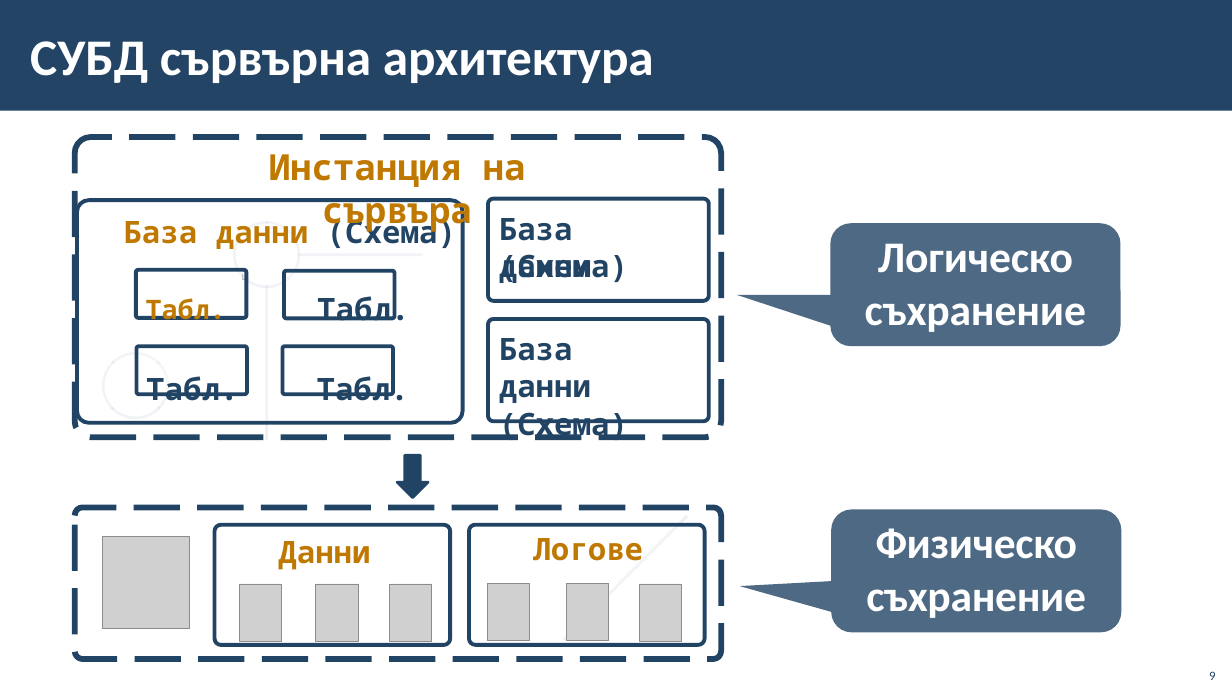
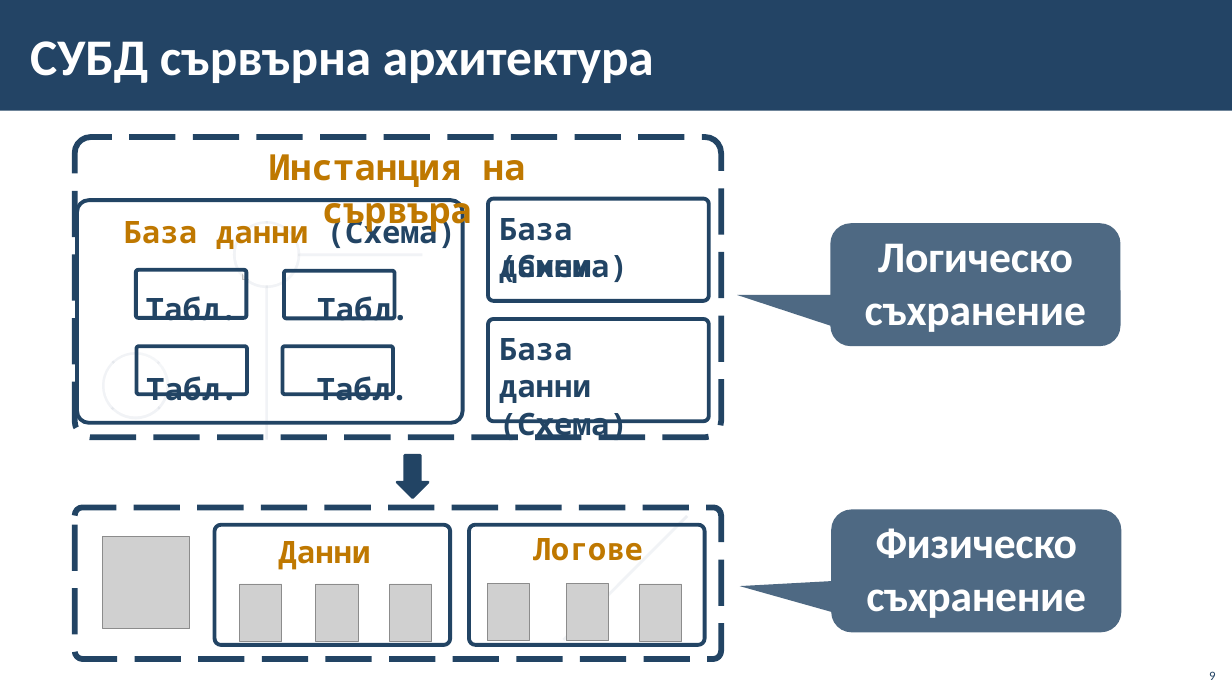
Before and after one commit to BG-IT-Edu/School-Programming, a slide deck: slide 9 of Courses/Software-Sciences/Module-3-Databases-New/02-DBMS/02-DBMS.pptx. Drawn at 1232x693 pixels with LibreOffice and Linux fonts; fonts in the diff are those of the drawing; grey boxes stand for pictures; background and template pictures are left out. Boxes give left, top, right and bottom in pixels: in the first picture for what was removed or moved away, otherwise in the second. Text is boxed around its words. In the diff, an @@ line names an element or a change of style, - is before the commit and + after.

```diff
--- a/Courses/Software-Sciences/Module-3-Databases-New/02-DBMS/02-DBMS.pptx
+++ b/Courses/Software-Sciences/Module-3-Databases-New/02-DBMS/02-DBMS.pptx
@@ text at [146, 291, 409, 321]: size 36 to 24 pt, text colour #BF7800 to #224464, now on the baseline, letter spacing -0.1 to 0 pt in "Табл." @@
```
Also in this commit, not shown: 1 other slide changed, 1 slide added.
